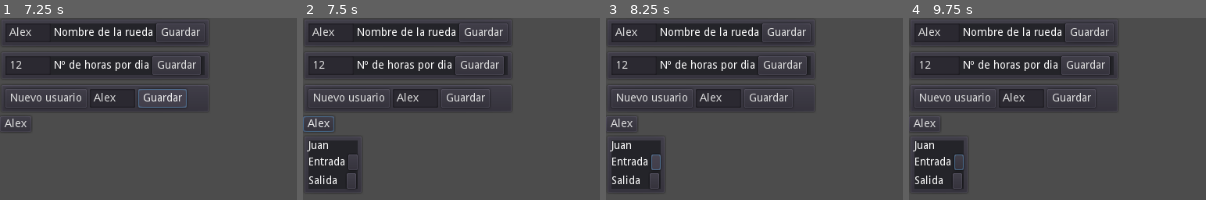
Above: before the commit, frames 1-4 (left to right).
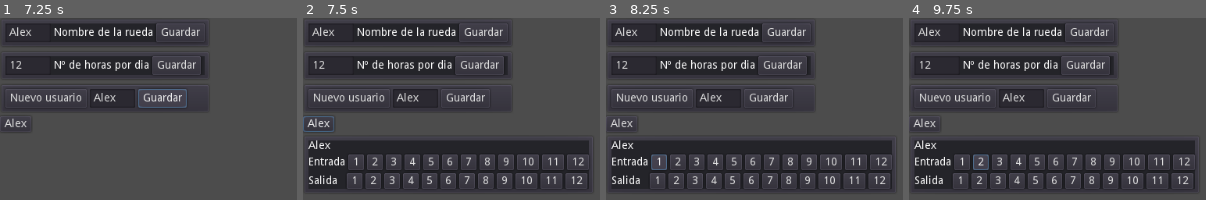
Above: after the commit, the same moments.

Repository: juanantoniogit/Rueda_v1.0
Game: Godot game, scene res://Menu principal/MenuPincipal.tscn
The game is run twice, just before and just after one commit, with the same random seed, the same clock (stepped at 60 frames per second) and the same inputs.
Inputs (mouse positions are in pixels of both pictures, inside the frame that each line leads up to):
- Up to frame 1 (7.25 s): click "Nueva rueda" at 0.5 s; click (26, 32) at 1.27 s; type "Alex" at 1.35 s; click "Guardar" at 2 s; click (26, 65) at 2.77 s; type "12" at 2.85 s; click "Guardar" at 3.5 s; click "Nuevo usuario" at 4.25 s; click (112, 98) at 5.02 s; type "Alex" at 5.1 s; click "Nuevo usuario" at 5.75 s; click "Guardar" at 6.5 s
- Up to frame 2 (7.5 s): click "Alex" at 7.25 s
- Up to frame 3 (8.25 s): click (656, 161) at 8.02 s
- Up to frame 4 (9.75 s): click (962, 161) at 8.75 s, where only the run after the commit has a clickable "1"; click (980, 161) at 9.5 s, where only the run after the commit has a clickable "2"

Frame 1 is identical in both runs. In frame 2, 13% of the frame differs, in the area x 1-97%, y 67-96%; in frame 3, 13%; in frame 4, 13%.

Commit message:
Update Config Usuario.gd

Diff:
--- a/Configuracion/configuracion de usuario/Config Usuario.gd
+++ b/Configuracion/configuracion de usuario/Config Usuario.gd
@@ -2,21 +2,29 @@
 
 onready var horas = Global.numHoras
 onready var nombre = Global.nombreUser
-var horaSalida = load("res://Configuracion/configuracion de usuario/Hora de salida/Hora de salida.tscn").instance()
-var horaEntrada = load("res://Configuracion/configuracion de usuario/Hora de entrada/Hora de entrada.tscn").instance()
+#var horaSalida = load("res://Configuracion/configuracion de usuario/Hora de salida/Hora de salida.tscn").instance()
+#var horaEntrada = load("res://Configuracion/configuracion de usuario/Hora de entrada/Hora de entrada.tscn").instance()
 
 func _ready():
 	horasEntrada()
 	horasSalida()
+	Nombre()
 	pass
 func horasEntrada():
 	for i in range (horas):
-#		horaEntrada.set_name(i)
-		$PanelContainer/HBoxContainer/entrada.add_child(horaEntrada)
-#		var botonHora = get_node("/root/Configuracion/Usuarios/VBoxContainer/Config Usuario/PanelContainer/HBoxContainer/entrada/Hora de entrada/Button")
-#		botonHora.set_text(i)
+		var BotonEntrada = Button.new()
+		BotonEntrada.set_text(str(i+1))
+		BotonEntrada.set_name(str(i+1))
+		$PanelContainer/HBoxContainer/entrada.add_child(BotonEntrada)
+		print(i)
 	pass
 func horasSalida():
-	for i in range (6):
-		$PanelContainer/HBoxContainer/salida.add_child(horaSalida)
+	for i in range (horas):
+		var BotonSalida = Button.new()
+		BotonSalida.set_text(str(i+1))
+		BotonSalida.set_name(str(i+1))
+		$PanelContainer/HBoxContainer/salida.add_child(BotonSalida)
 	pass
+func Nombre():
+	$PanelContainer/HBoxContainer/Nombre.set_text(nombre)
+	pass
